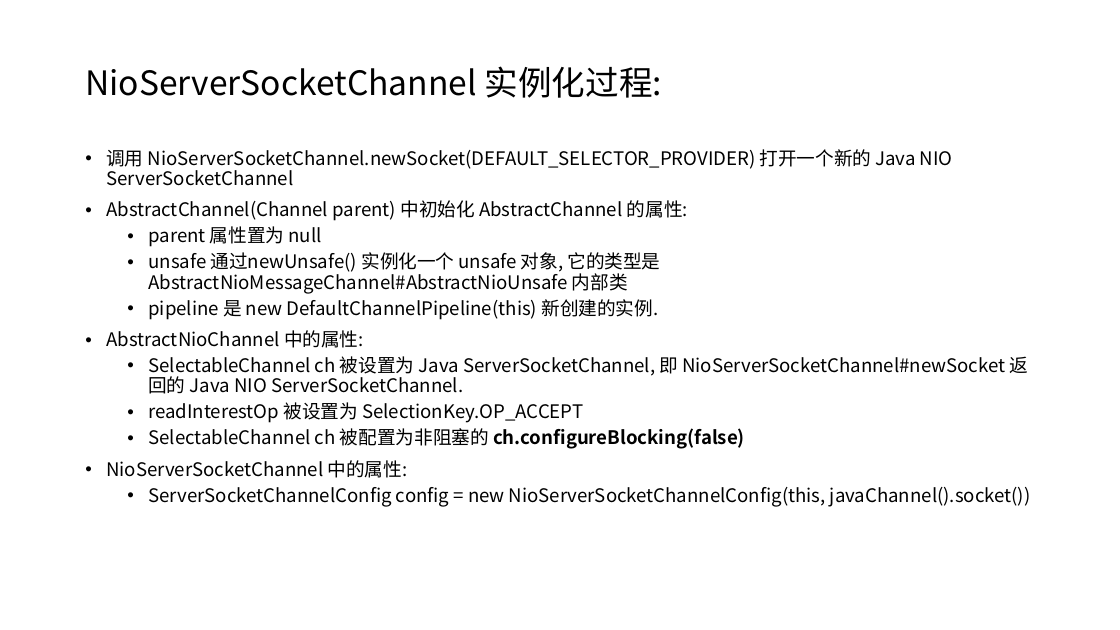
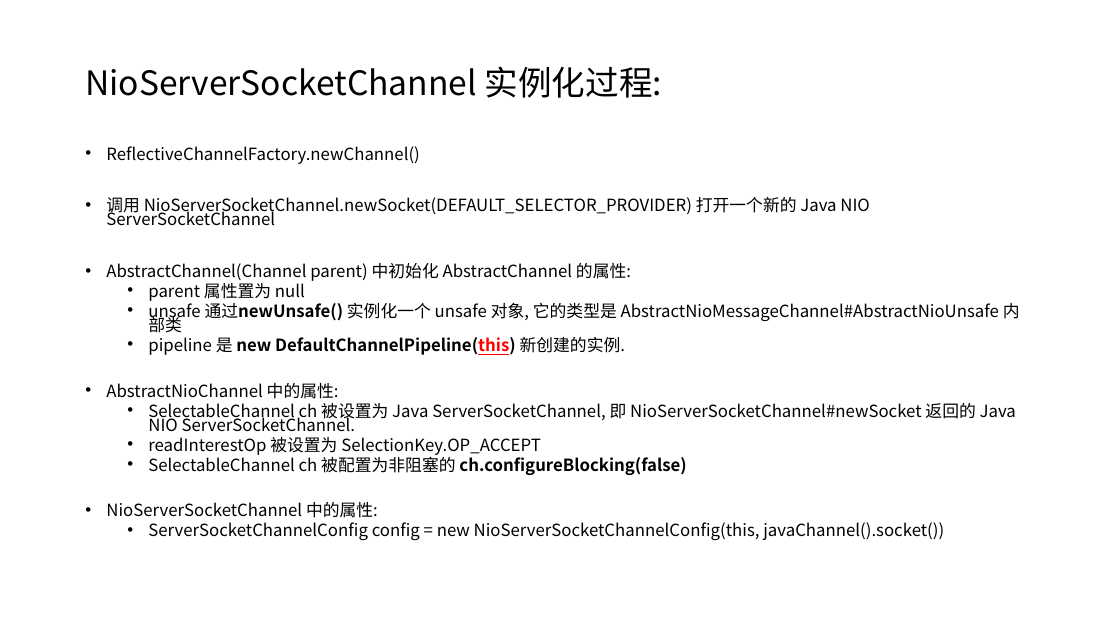
Before and after one commit to taomee517/netty-notes, a slide deck: slide 33 of Netty分享.pptx (slide 6 before the commit). Drawn at 1120x630 pixels with LibreOffice and Linux fonts; fonts in the diff are those of the drawing. Boxes give left, top, right and bottom in pixels: in the first picture for what was removed or moved away, otherwise in the second. Text is boxed around its words. In the diff, an @@ line names an element or a change of style, - is before the commit and + after.

```diff
--- a/Netty分享.pptx
+++ b/Netty分享.pptx
@@ text at [106, 146, 420, 164]: paragraph added @@
+• ReflectiveChannelFactory.newChannel()
@@ text at [106, 197, 1020, 518]: size 16 to 14.4 pt; bold on in "通过newUnsafe()", "new DefaultChannelPipeline(this)"; text colour #000000 to #FF0000, underline on in "DefaultChannelPipeline(this)"; line spacing 0.9 to 0.7 @@
```
Also in this commit, not shown: 5 other slides changed, 35 slides added, 6 slides removed.
